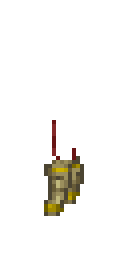
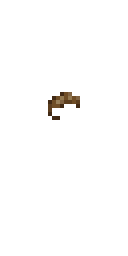
Layer changes from the first (128, 256) image to the second:
added layer "hair_gray_short" above "hair_brown_short" over [48, 92, 80, 120]
hid "bunker_pants" over [44, 120, 84, 216]
